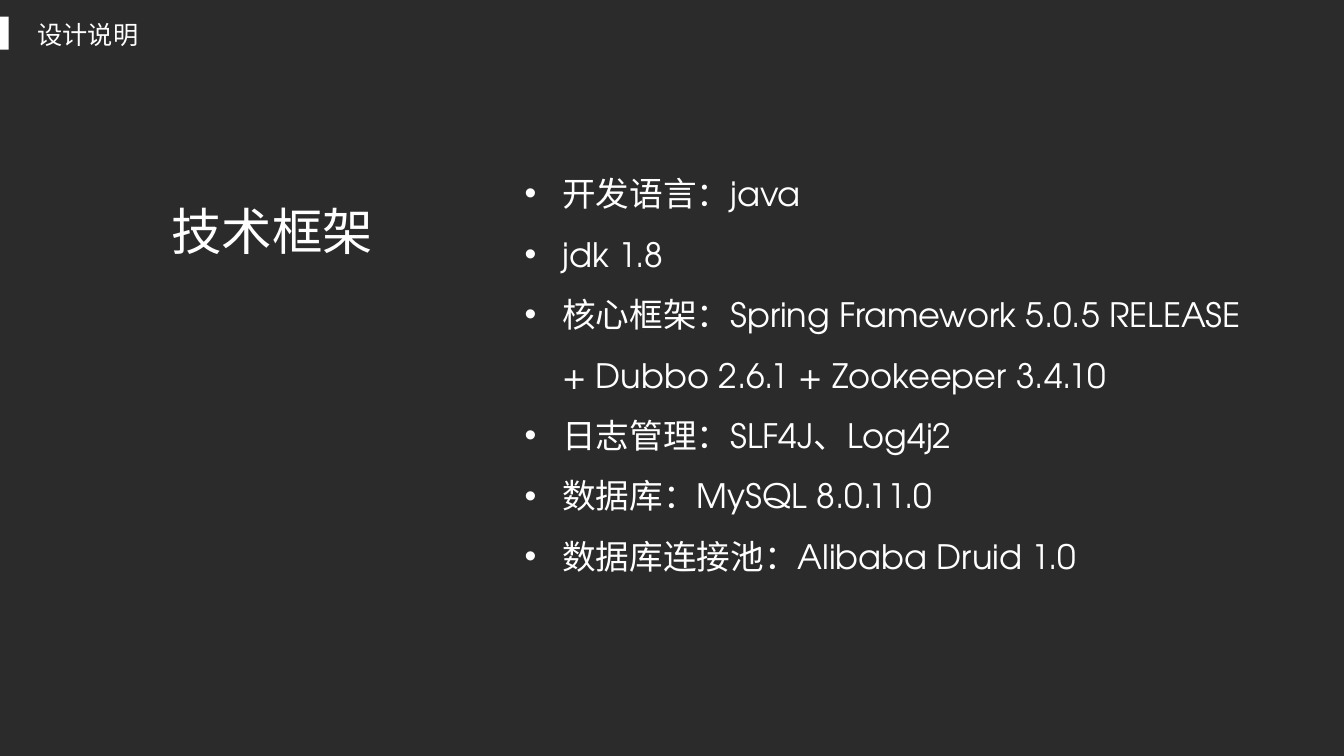
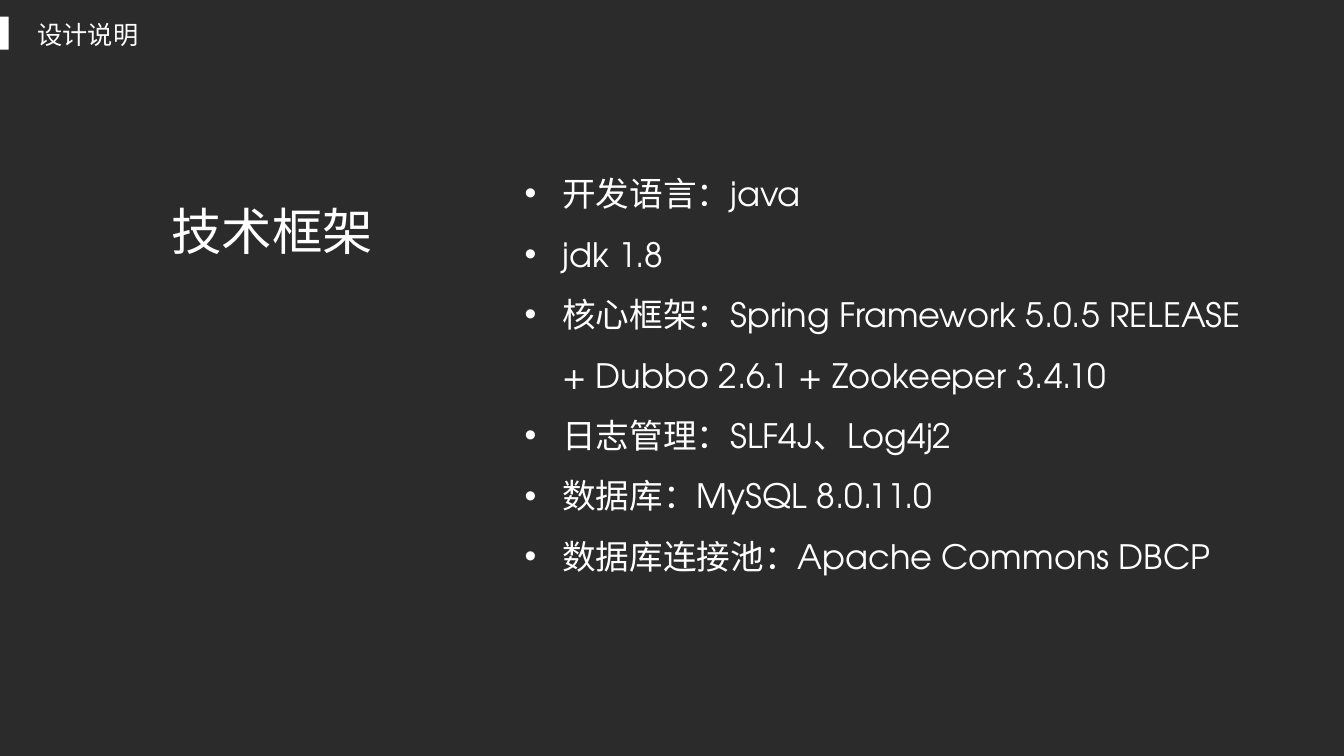
Before and after one commit to AngusMonroe/ClearSettlementSystem, a slide deck: slide 8 of paper/xjx/展示.pptx. Drawn at 1344x756 pixels with LibreOffice and Linux fonts; fonts in the diff are those of the drawing; background and template pictures are left out; a plain dark background stands for a picture behind light text. Boxes give left, top, right and bottom in pixels: in the first picture for what was removed or moved away, otherwise in the second. Text is boxed around its words. In the diff, an @@ line names an element or a change of style, - is before the commit and + after.

```diff
--- a/paper/xjx/展示.pptx
+++ b/paper/xjx/展示.pptx
@@ text at [562, 540, 1211, 576]: text changed @@
-• 数据库连接池：Alibaba Druid 1.0
+• 数据库连接池：Apache Commons DBCP
```
Also in this commit, not shown: 1 other slide changed, 3 other files.
